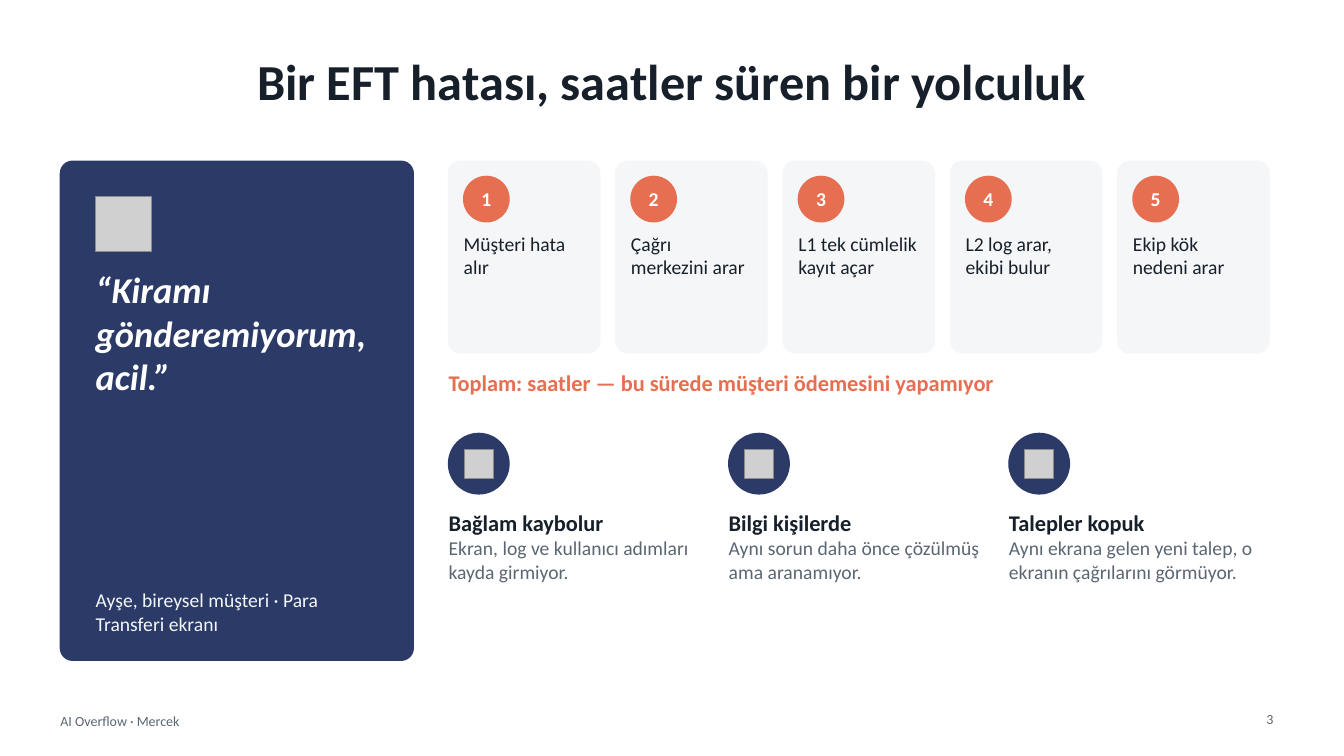
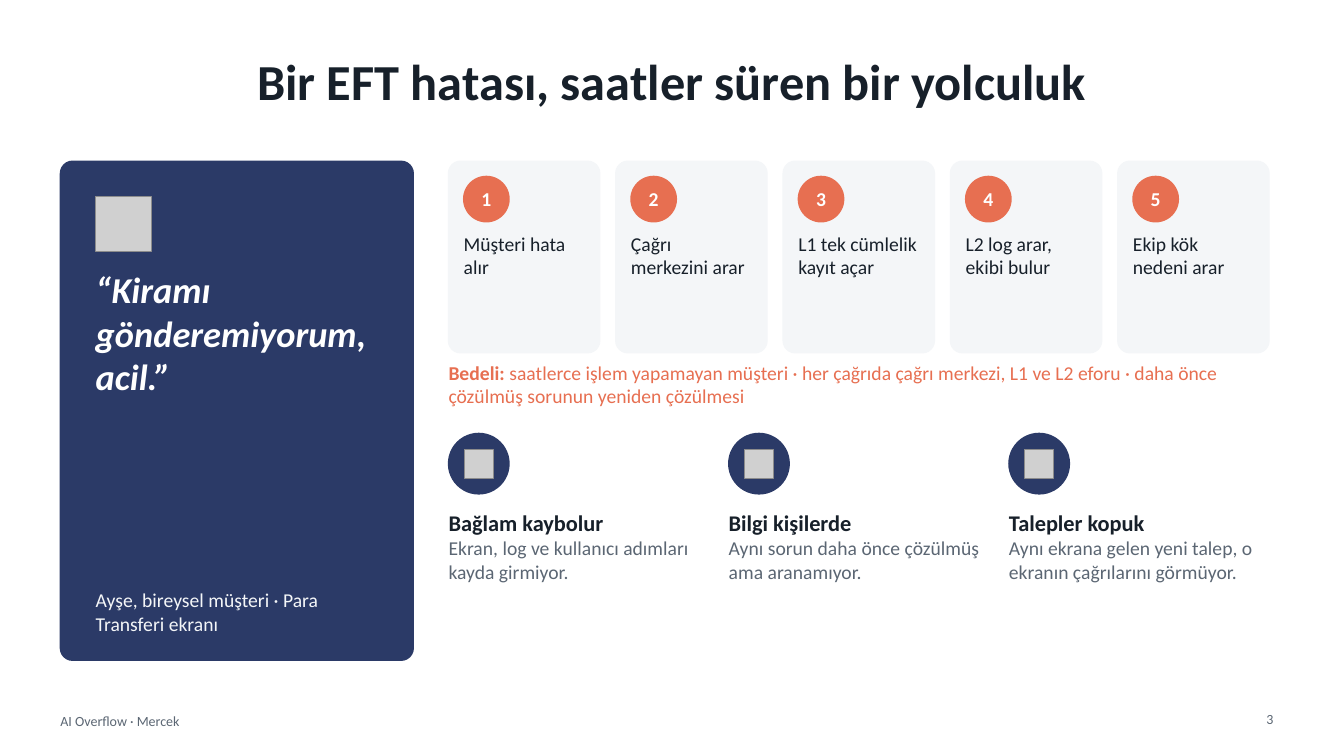
Before and after one commit to SeyhanAmasyalii/ZTHackathonStudy, a slide deck: slide 3 of presentation/Mercek_AI_Overflow_Sunum.pptx. Drawn at 1344x756 pixels with LibreOffice and Linux fonts; fonts in the diff are those of the drawing; grey boxes stand for pictures. Boxes give left, top, right and bottom in pixels: in the first picture for what was removed or moved away, otherwise in the second. Text is boxed around its words. In the diff, an @@ line names an element or a change of style, - is before the commit and + after.

```diff
--- a/presentation/Mercek_AI_Overflow_Sunum.pptx
+++ b/presentation/Mercek_AI_Overflow_Sunum.pptx
@@ text at (449, 366, 1217, 407): text changed; size 16 to 14 pt; bold off @@
-Toplam: saatler — bu sürede müşteri ödemesini yapamıyor
+Bedeli: saatlerce işlem yapamayan müşteri · her çağrıda çağrı merkezi, L1 ve L2 eforu · daha önce çözülmüş sorunun yeniden çözülmesi
@@ text "Bedeli: saatlerce işlem yapamayan müşteri ..." at (449, 366, 1217, 407): vertical alignment middle to top @@
```
Also in this commit, not shown: 3 other slides changed, 1 other file.
